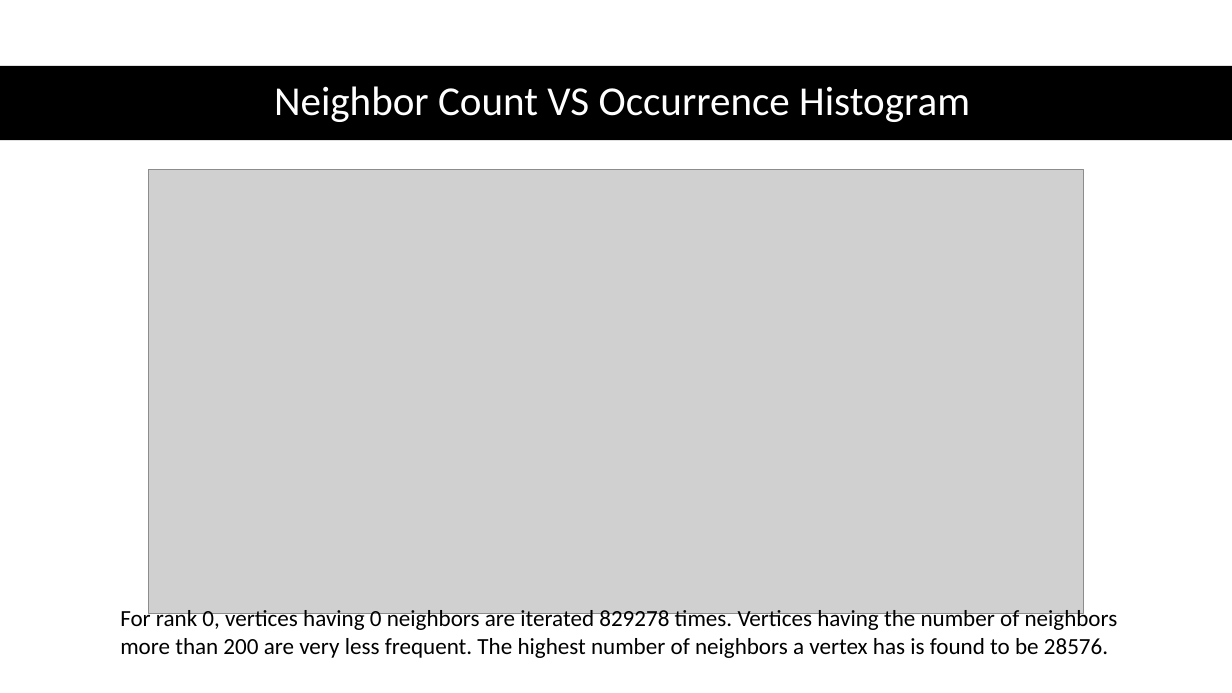
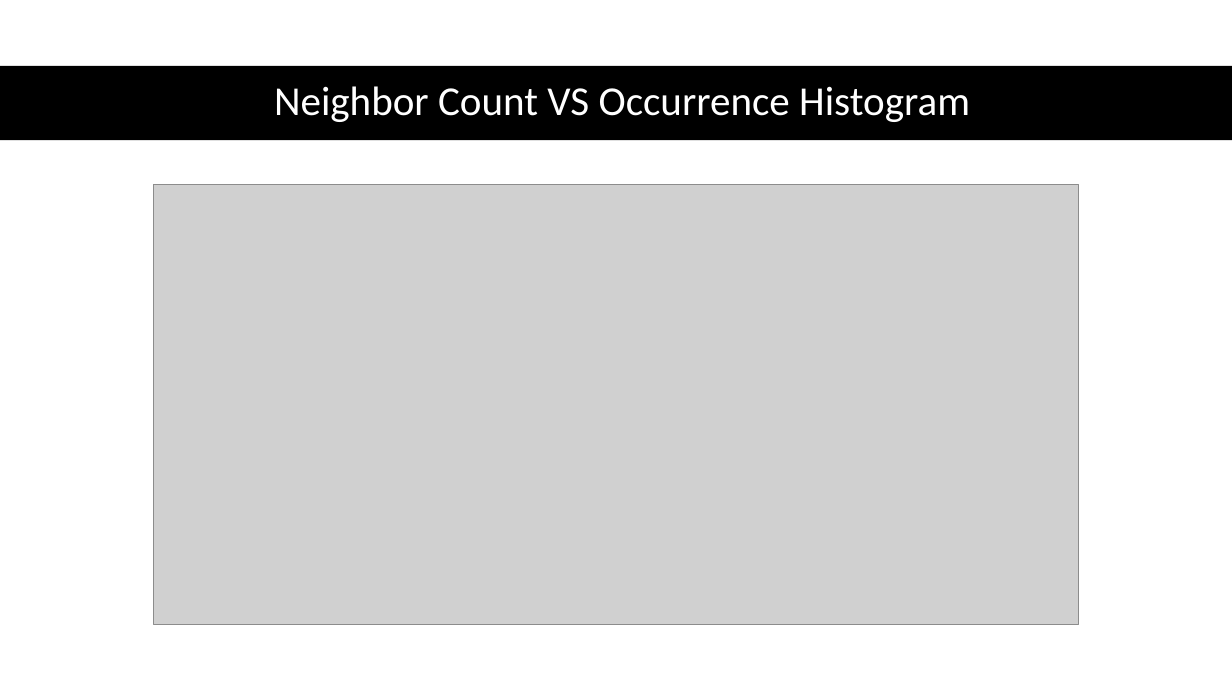
Before and after one commit to jshalf/P38-IUSG-Graphs, a slide deck: slide 11 of Faysal/Weekly_Meeting_210430.pptx. Drawn at 1232x693 pixels with LibreOffice and Linux fonts; fonts in the diff are those of the drawing; grey boxes stand for pictures. Boxes give left, top, right and bottom in pixels: in the first picture for what was removed or moved away, otherwise in the second. Text is boxed around its words. In the diff, an @@ line names an element or a change of style, - is before the commit and + after.

Commit message:
Correcting the histogram plots of the presenation slides of April 25 and April 30. Uploading the slides of the meeting on May 07

```diff
--- a/Faysal/Weekly_Meeting_210430.pptx
+++ b/Faysal/Weekly_Meeting_210430.pptx
@@ picture: place and size @@
-picture at <box>149,169,1084,614</box>
+picture at <box>153,185,1080,625</box>
@@ text removed at <box>120,607,1118,658</box> @@
-For rank 0, vertices having 0 neighbors are iterated 829278 times. Vertices having the number of neighbors more than 200 are very less frequent. The highest number of neighbors a vertex has is found to be 28576.
```
Also in this commit, not shown: 3 other slides changed, 2 other files.
